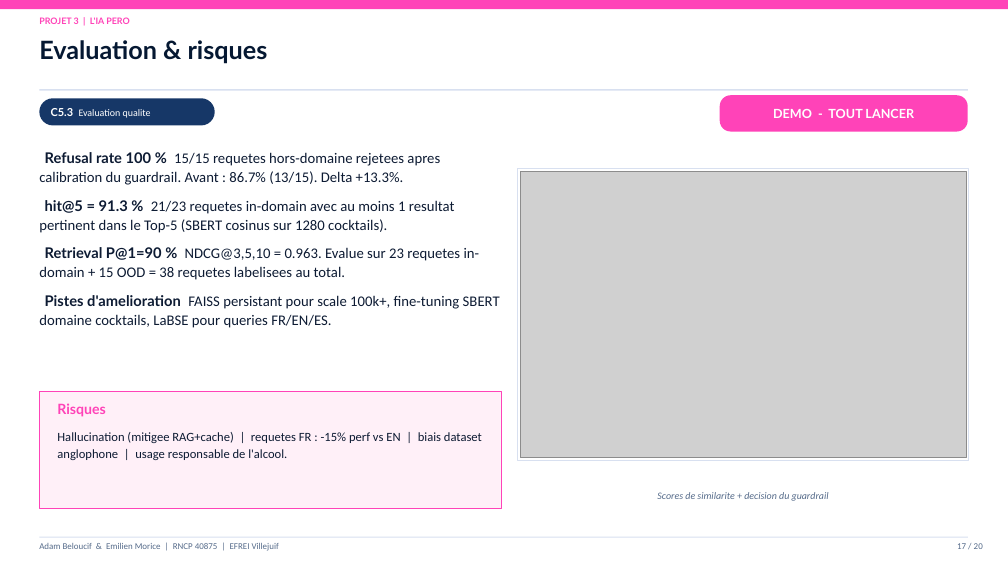
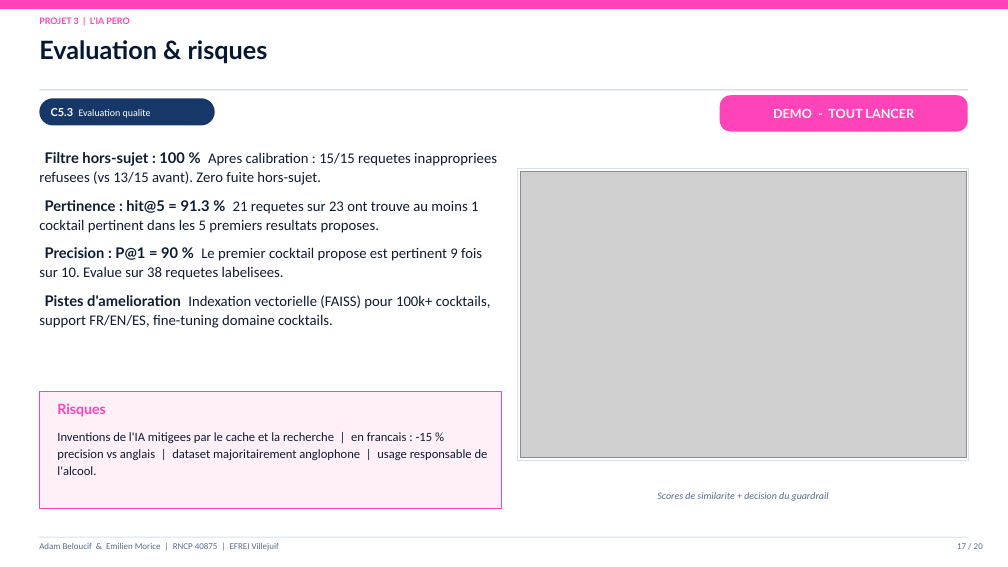
Before and after one commit to Adam-Blf/Soutenance-M1, a slide deck: slide 17 of Soutenance_Bloc1-2_Adam_Emilien.pptx. Drawn at 1008x567 pixels with LibreOffice and Linux fonts; fonts in the diff are those of the drawing; grey boxes stand for pictures. Boxes give left, top, right and bottom in pixels: in the first picture for what was removed or moved away, otherwise in the second. Text is boxed around its words. In the diff, an @@ line names an element or a change of style, - is before the commit and + after.

```diff
--- a/Soutenance_Bloc1-2_Adam_Emilien.pptx
+++ b/Soutenance_Bloc1-2_Adam_Emilien.pptx
@@ text at box(39, 152, 497, 328): text changed @@
-Refusal rate 100 % 15/15 requetes hors-domaine rejetees apres calibration du guardrail. Avant : 86.7% (13/15). Delta +13.3%.
-hit@5 = 91.3 % 21/23 requetes in-domain avec au moins 1 resultat pertinent dans le Top-5 (SBERT cosinus sur 1280 cocktails).
-Retrieval P@1=90 % NDCG@3,5,10 = 0.963. Evalue sur 23 requetes in-domain + 15 OOD = 38 requetes labelisees au total.
-Pistes d'amelioration FAISS persistant pour scale 100k+, fine-tuning SBERT domaine cocktails, LaBSE pour queries FR/EN/ES.
+Filtre hors-sujet : 100 % Apres calibration : 15/15 requetes inappropriees refusees (vs 13/15 avant). Zero fuite hors-sujet.
+Pertinence : hit@5 = 91.3 % 21 requetes sur 23 ont trouve au moins 1 cocktail pertinent dans les 5 premiers resultats proposes.
+Precision : P@1 = 90 % Le premier cocktail propose est pertinent 9 fois sur 10. Evalue sur 38 requetes labelisees.
+Pistes d'amelioration Indexation vectorielle (FAISS) pour 100k+ cocktails, support FR/EN/ES, fine-tuning domaine cocktails.
@@ text at box(57, 432, 488, 475): text changed @@
-Hallucination (mitigee RAG+cache) | requetes FR : -15% perf vs EN | biais dataset anglophone | usage responsable de l'alcool.
+Inventions de l'IA mitigees par le cache et la recherche | en francais : -15 % precision vs anglais | dataset majoritairement anglophone | usage responsable de l'alcool.
```
Also in this commit, not shown: 9 other slides changed, 1 other file.
